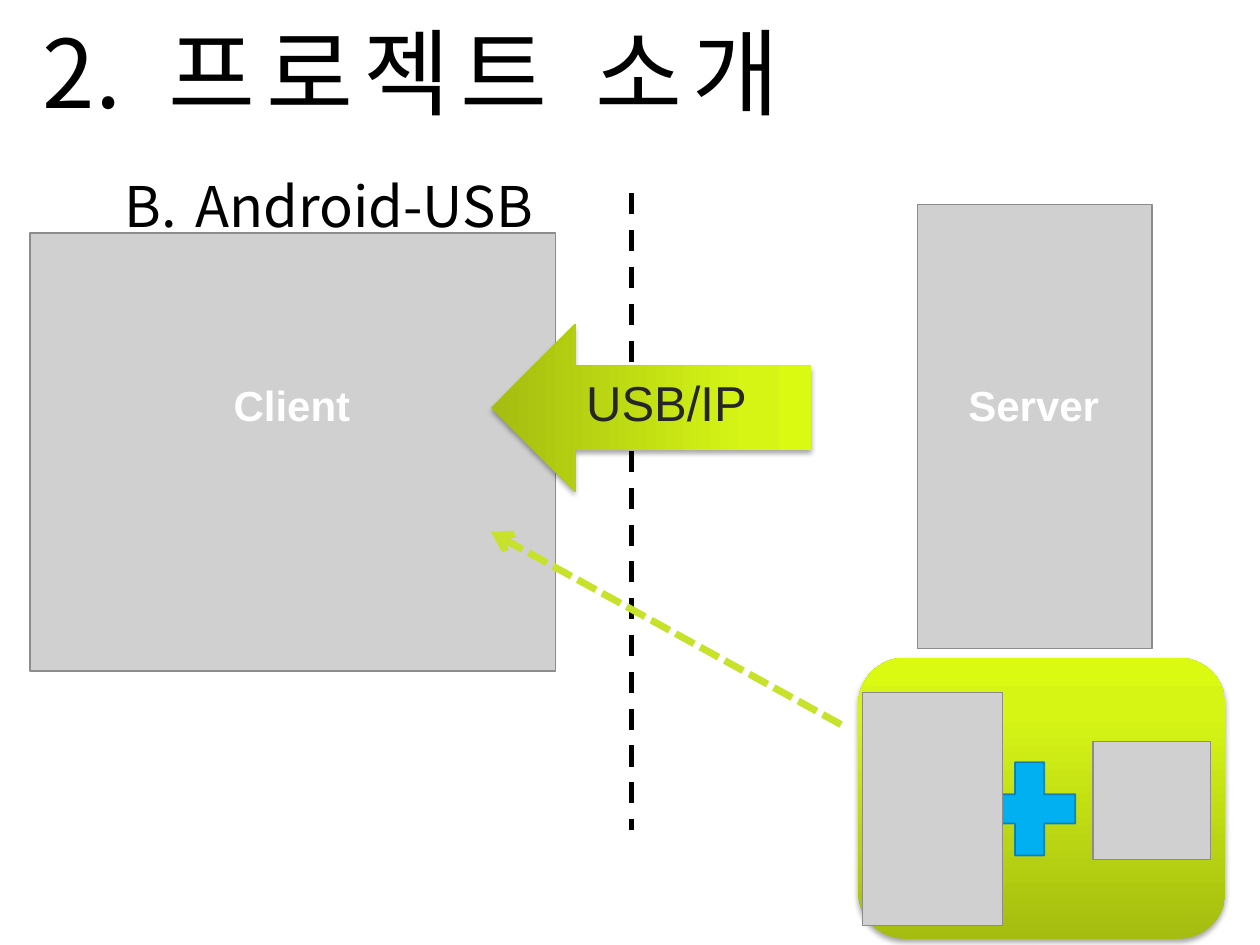
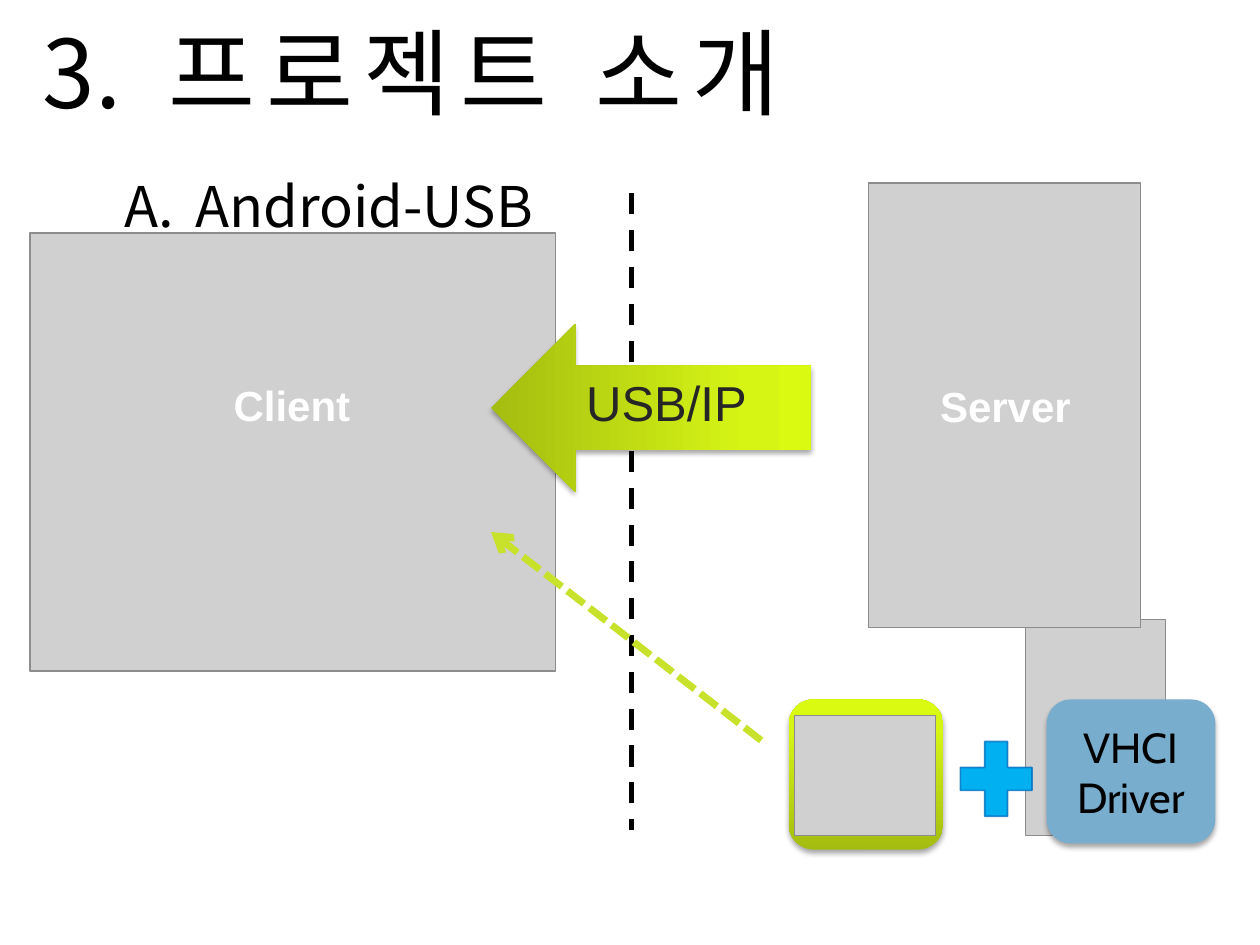
Before and after one commit to Sanghyun-Lee/Android-USB, a slide deck: slide 6 of Documents/presentation doc/mid_presentation.pptx. Drawn at 1260x945 pixels with LibreOffice and Linux fonts; fonts in the diff are those of the drawing; grey boxes stand for pictures; background and template pictures are left out. Boxes give left, top, right and bottom in pixels: in the first picture for what was removed or moved away, otherwise in the second. Text is boxed around its words. In the diff, an @@ line names an element or a change of style, - is before the commit and + after.

```diff
--- a/Documents/presentation doc/mid_presentation.pptx
+++ b/Documents/presentation doc/mid_presentation.pptx
@@ picture: place and size @@
-picture at [917, 204, 1152, 648]
+picture at [868, 183, 1140, 627]
@@ text "Server": place and size @@
-text "Server" at [968, 392, 1099, 421]
+text "Server" at [940, 393, 1071, 422]
@@ arrow moved from (842, 724) - (491, 532) to (761, 741) - (491, 532) @@
@@ picture: place and size @@
-picture at [862, 693, 1002, 926]
+picture at [1026, 619, 1166, 835]
@@ rounded rectangle: place and size @@
-rounded rectangle at [858, 658, 1225, 939]
+rounded rectangle at [789, 699, 942, 849]
@@ picture: place and size @@
-picture at [1094, 742, 1211, 859]
+picture at [794, 716, 935, 835]
@@ rounded rectangle added at [1047, 699, 1216, 843], fill #78ADCD, 24 pt, text #000000 @@
+VHCI Driver
@@ plus sign: place and size @@
-plus sign at [968, 746, 1092, 873]
+plus sign at [948, 728, 1045, 830]
```
Also in this commit, not shown: 7 other slides changed, 24 other files.
